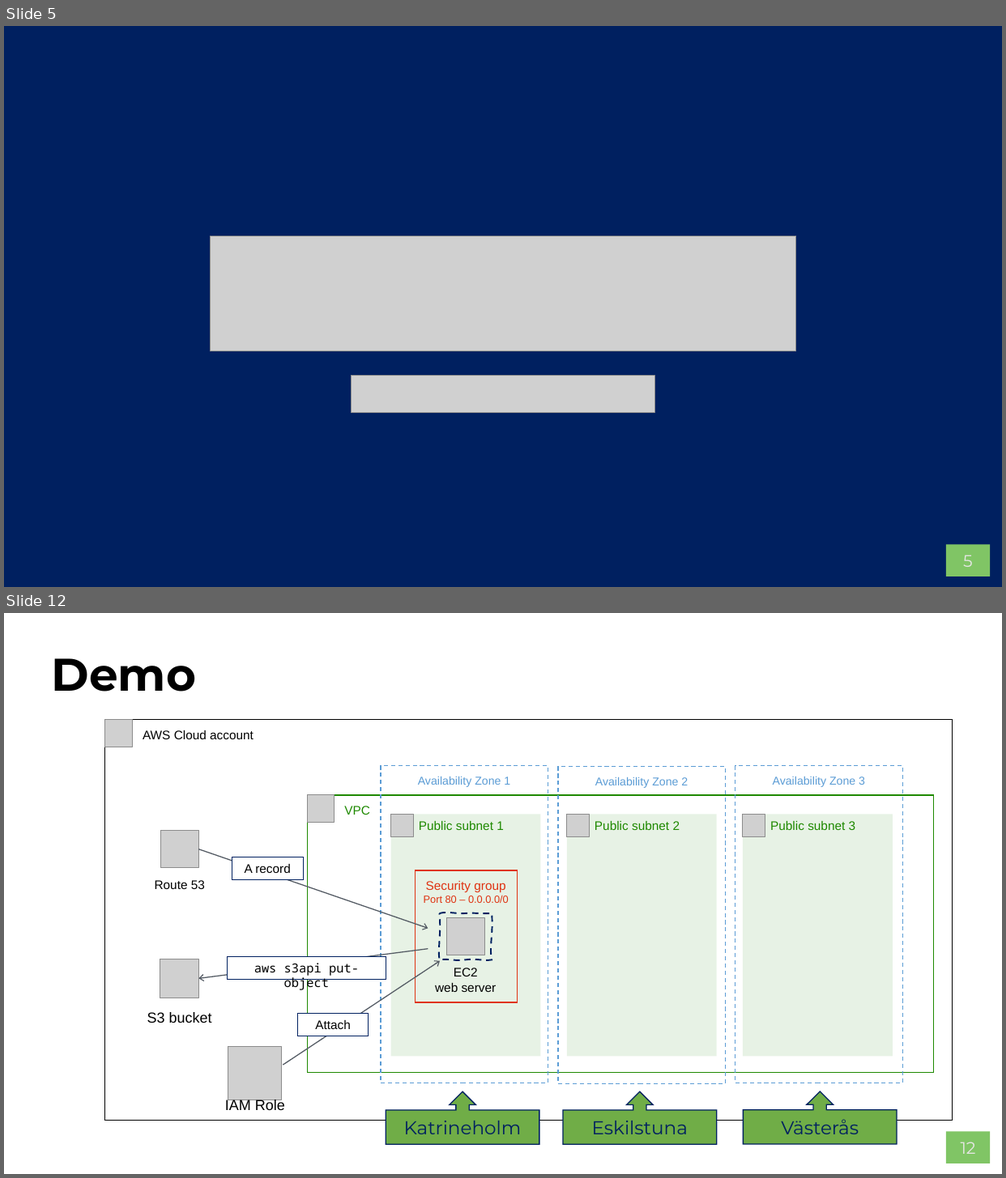
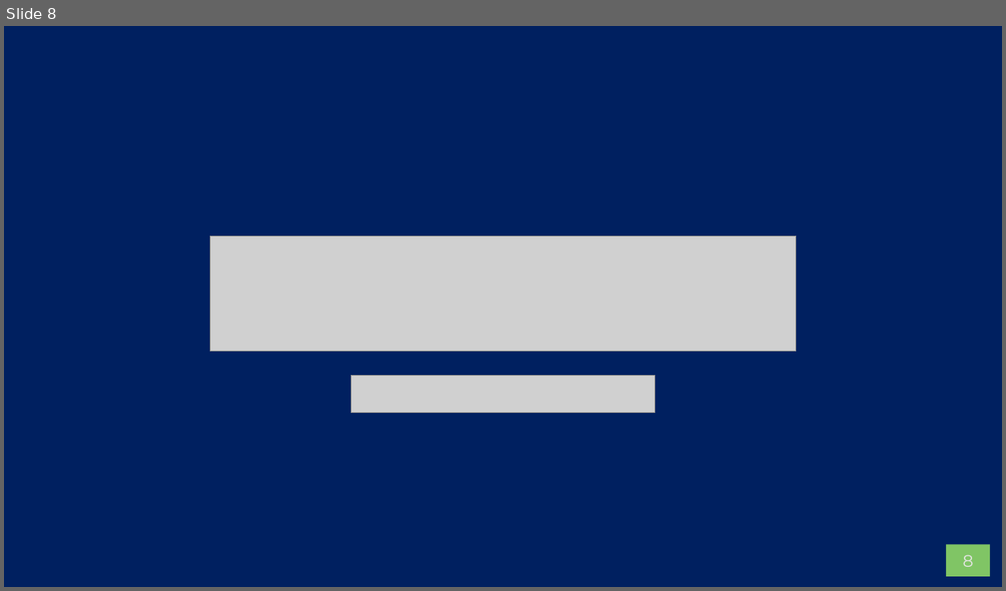
Before and after one commit to AWS-Competence-Group/sessions, a slide deck: 04-aws-cli/04-aws-cli.pptx. Shown one above the other, each under a label of ours: slides 5 and 12 before the commit, slide 8 after it; the slides between them are not shown. The pictures are 1006x1178 and 1006x591 pixels, drawn with LibreOffice and Linux fonts; fonts in the diff are those of the drawing; grey boxes stand for pictures; background and template pictures are left out. Boxes give left, top, right and bottom in pixels: in the first picture for what was removed or moved away, otherwise in the second. Text is boxed around its words. In the diff, an @@ line names an element or a change of style, - is before the commit and + after.

```diff
--- a/04-aws-cli/04-aws-cli.pptx
+++ b/04-aws-cli/04-aws-cli.pptx
@@ slide 12 removed at [4, 613, 1002, 1174], background #FFFFFF; not listed: 1 template element that a slide beside it also shows @@
@@ title removed at [51, 658, 196, 692] @@
-Demo
@@ rectangle removed at [105, 720, 953, 1122] @@
-AWS Cloud account
@@ picture removed at [105, 720, 132, 747] @@
@@ rectangle removed at [381, 766, 548, 1083] @@
-Availability Zone 1
@@ rectangle removed at [558, 766, 726, 1084] @@
-Availability Zone 2
@@ rectangle removed at [735, 766, 903, 1083] @@
-Availability Zone 3
@@ rectangle removed at [307, 795, 934, 1072] @@
-VPC
@@ picture removed at [307, 795, 334, 822] @@
@@ picture removed at [160, 830, 198, 867] @@
@@ rectangle removed at [391, 815, 541, 1057] @@
-Public subnet 1
@@ picture removed at [391, 815, 414, 837] @@
@@ rectangle removed at [567, 815, 717, 1057] @@
-Public subnet 2
@@ picture removed at [567, 815, 590, 837] @@
@@ rectangle removed at [743, 815, 893, 1057] @@
-Public subnet 3
@@ picture removed at [743, 815, 765, 837] @@
@@ arrow removed from (198, 850) to (428, 928) @@
@@ rectangle removed at [232, 858, 304, 880] @@
-A record
@@ rectangle removed at [415, 871, 518, 1003] @@
-Security group
-Port 80 – 0.0.0.0/0
@@ text removed at [155, 880, 205, 889] @@
-Route 53
@@ freeform shape removed at [440, 914, 492, 960] @@
@@ picture removed at [447, 918, 484, 955] @@
@@ arrow removed from (428, 949) to (198, 978) @@
@@ picture removed at [160, 960, 198, 998] @@
@@ rectangle removed at [227, 956, 386, 979] @@
-aws s3api put-object
@@ arrow removed from (283, 1065) to (440, 961) @@
@@ text removed at [435, 968, 496, 992] @@
-EC2
-web server
@@ text removed at [147, 1012, 212, 1023] @@
-S3 bucket
@@ rectangle removed at [297, 1013, 368, 1036] @@
-Attach
@@ picture removed at [228, 1046, 282, 1101] @@
@@ up arrow callout removed at [386, 1093, 539, 1144] @@
-Katrineholm
@@ up arrow callout removed at [563, 1093, 717, 1144] @@
-Eskilstuna
@@ up arrow callout removed at [743, 1093, 897, 1144] @@
-Västerås
@@ text removed at [225, 1100, 285, 1110] @@
-IAM Role
@@ what was slide 5 is now slide 8 @@
@@ page number at [963, 555, 974, 567]: text changed @@
-5
+8
```
Also in this commit, not shown: 3 slides changed, 3 slides added, 9 other slides removed.
